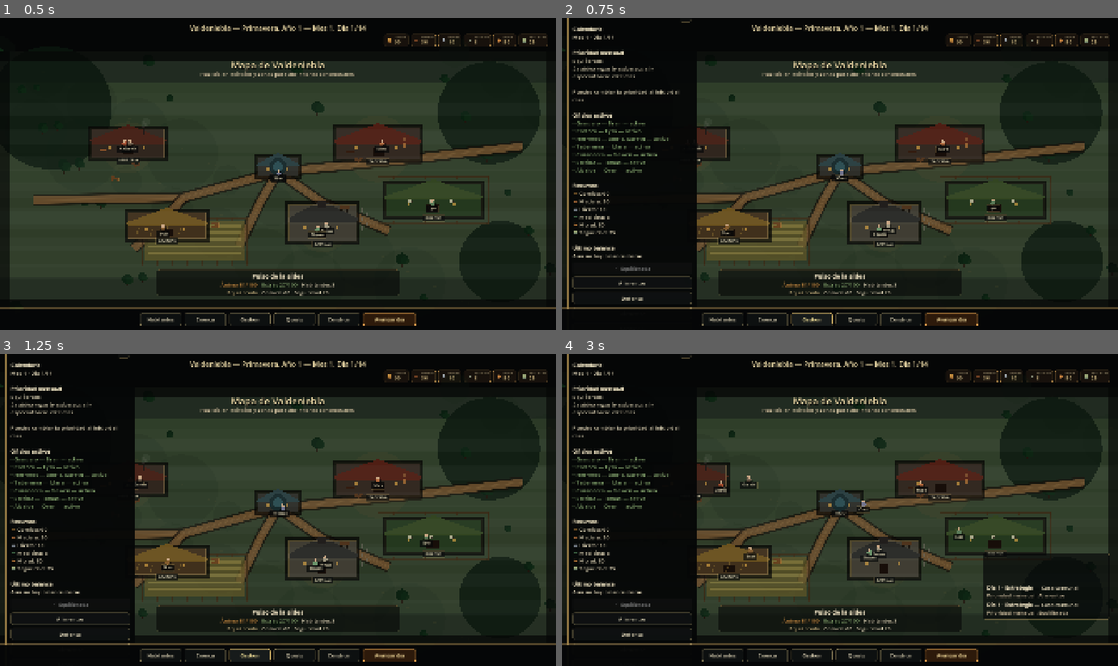
Above: before the commit, frames 1-4 (two rows, left to right).
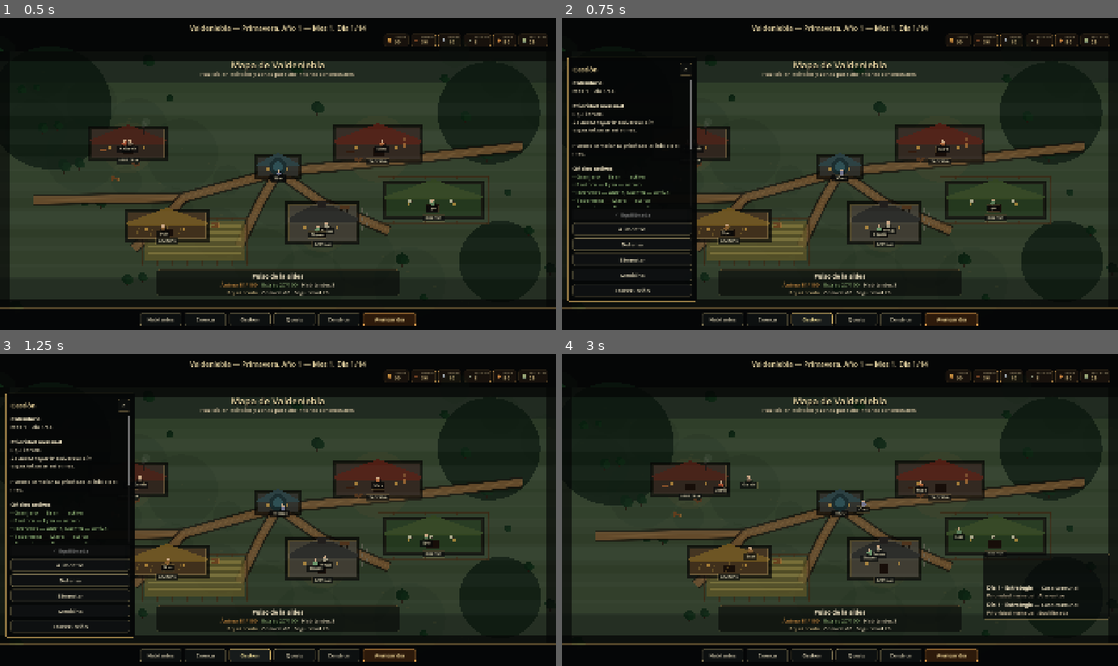
Above: after the commit, the same moments.

Repository: Nachobt98/valdeniebla
Game: Godot game, scene res://main.tscn
Two runs of this game, one before a commit and one after it. Both use one fixed random seed, a clock stepped at 60 frames per second and the inputs below.
Inputs (mouse positions are in pixels of both pictures, inside the frame that each line leads up to):
- Up to frame 1 (0.5 s): no input
- Up to frame 2 (0.75 s): click "Gestión" at 0.5 s
- Up to frame 3 (1.25 s): no input
- Up to frame 4 (3 s): click "Alimentos" at 1.25 s; click "Equilibrada" at 2 s; click (684, 403) at 2.75 s, where only the run after the commit has a clickable "×"

Frame 1 is identical in both runs. In frame 2, 4.3% of the frame differs, in the area x 0-24%, y 0-94%; in frame 3, 4.3%; in frame 4, 14%, in the area x 0-25%, y 0-94%.

Commit message:
Fix management panel overflow

Diff:
--- a/main.gd
+++ b/main.gd
@@ -565,11 +565,16 @@
 
 func show_management_panel() -> void:
 	show_context("Gestión", get_management_panel_text(), false)
+	context_text_label.scroll_active = true
+	context_text_label.fit_content = false
+	context_text_label.custom_minimum_size = Vector2(380, 430)
+	context_text_label.size_flags_vertical = Control.SIZE_EXPAND_FILL
 	if village_state.is_start_of_month():
 		for strategy_id: String in MonthlyStrategyDatabase.get_strategy_order():
 			var strategy_name := MonthlyStrategyDatabase.get_strategy_name(strategy_id)
 			var is_current := strategy_id == village_state.current_strategy_id
-			add_context_button(strategy_name if not is_current else "✓ %s" % strategy_name, func(id := strategy_id): set_monthly_strategy(id), is_current)
+			var button := add_context_button(strategy_name if not is_current else "✓ %s" % strategy_name, func(id := strategy_id): set_monthly_strategy(id), is_current)
+			button.custom_minimum_size = Vector2(0, 34)
 
 func set_monthly_strategy(strategy_id: String) -> void:
 	if not village_state.is_start_of_month():
